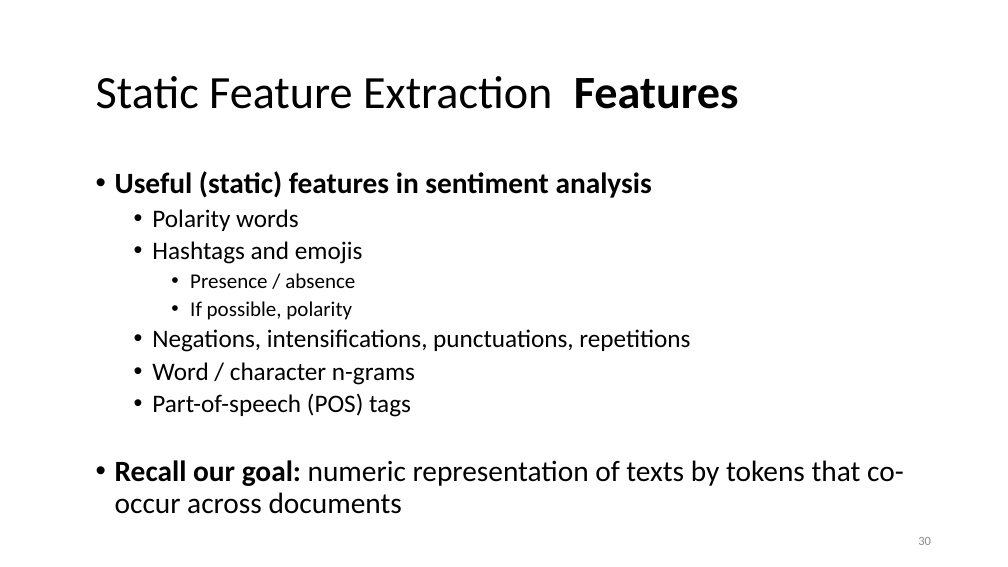
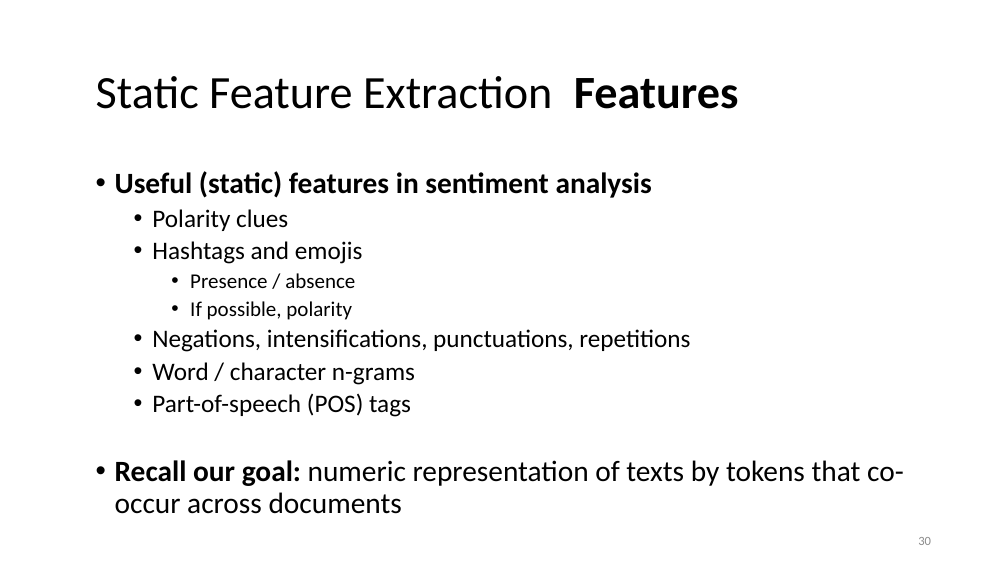
Before and after one commit to lisa-wm/consulting, a slide deck: slide 30 of 5_seminar/Contents_Part_02/slides/Präsentation_Teil2_Lisa.pptx. Drawn at 1008x567 pixels with LibreOffice and Linux fonts; fonts in the diff are those of the drawing. Boxes give left, top, right and bottom in pixels: in the first picture for what was removed or moved away, otherwise in the second. Text is boxed around its words. In the diff, an @@ line names an element or a change of style, - is before the commit and + after.

```diff
--- a/5_seminar/Contents_Part_02/slides/Präsentation_Teil2_Lisa.pptx
+++ b/5_seminar/Contents_Part_02/slides/Präsentation_Teil2_Lisa.pptx
@@ text at [152, 209, 288, 231]: text changed @@
-  • Polarity words
+  • Polarity clues
```
Also in this commit, not shown: 7 other files.
